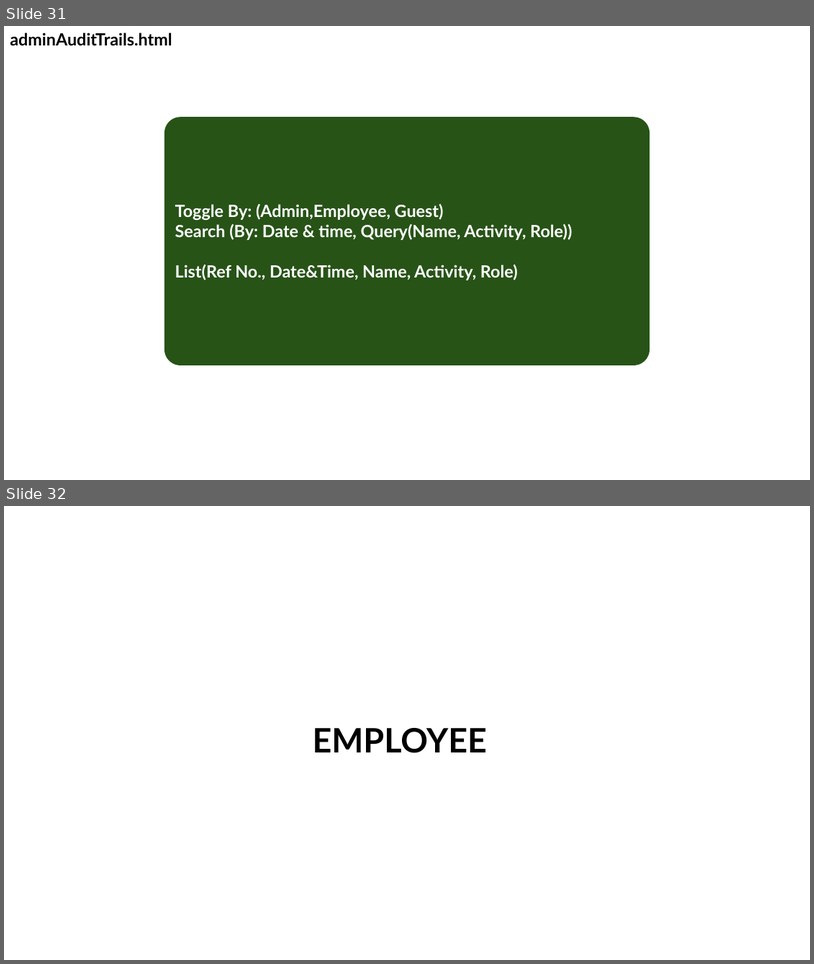
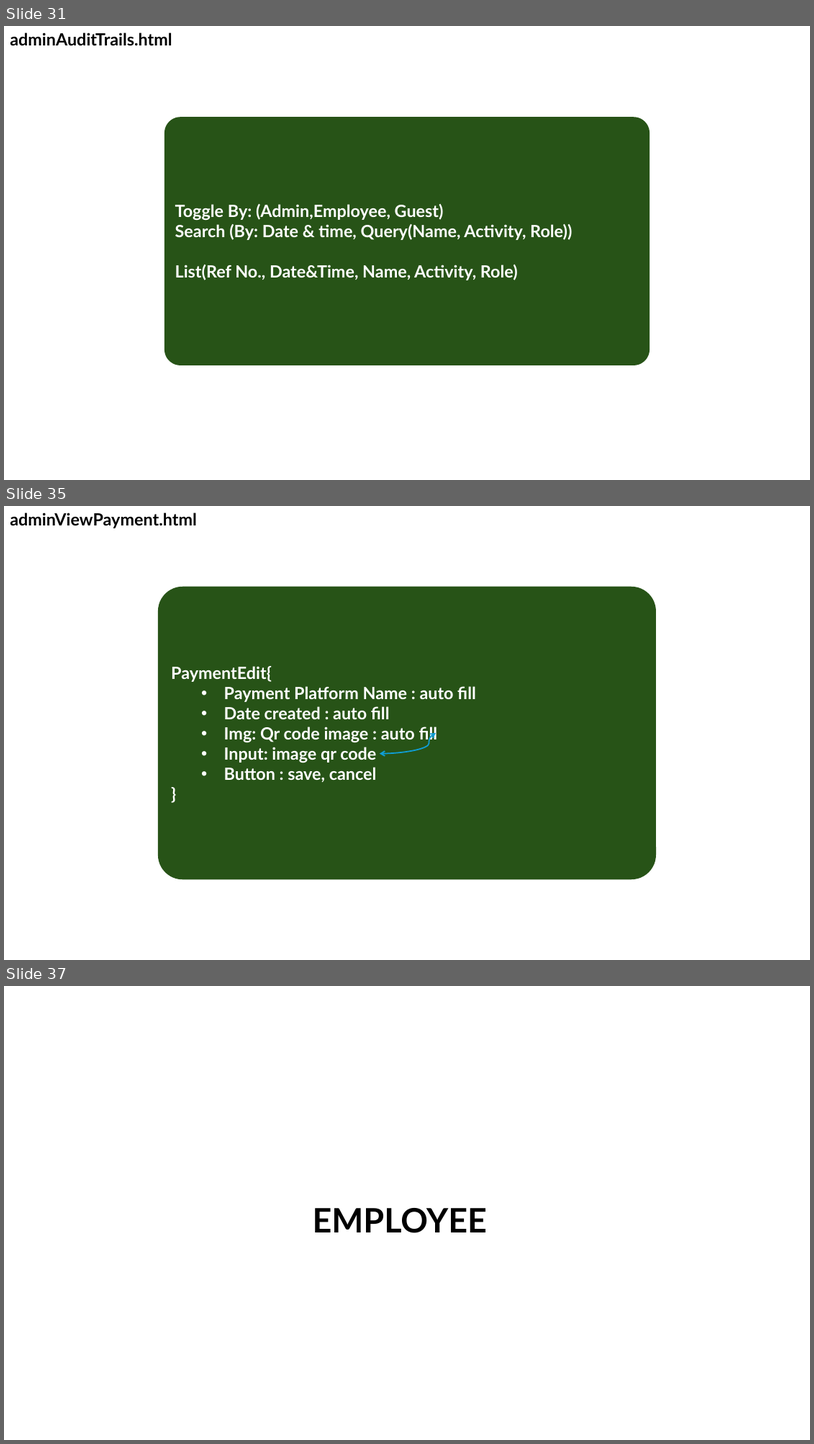
Before and after one commit to Booking-Resevation-Betcha-Homie-House/CAPSTONE-Development-Road-Map, a slide deck: betchaBooking-USECASE.pptx. Shown one above the other, each under a label of ours: slides 31 and 32 before the commit, slides 31, 35 and 37 after it; the slides between them are not shown. The pictures are 814x964 and 814x1444 pixels, drawn with LibreOffice and Linux fonts; fonts in the diff are those of the drawing. Boxes give left, top, right and bottom in pixels: in the first picture for what was removed or moved away, otherwise in the second. Text is boxed around its words. In the diff, an @@ line names an element or a change of style, - is before the commit and + after.

```diff
--- a/betchaBooking-USECASE.pptx
+++ b/betchaBooking-USECASE.pptx
@@ slide 35 added at bbox=[4, 506, 810, 960], background #FFFFFF @@
@@ text added at bbox=[10, 512, 197, 528], 20 pt, text #000000, bold @@
+adminViewPayment.html
@@ rounded rectangle added at bbox=[158, 587, 657, 879], fill #275417, 20 pt, text #FFFFFF, bold @@
+PaymentEdit{
+  • Payment Platform Name : auto fill
+  • Date created : auto fill
+  • Img: Qr code image : auto fill
+  • Input: image qr code
+  • Button : save, cancel
+}
@@ curved double arrow added from (436, 733) to (380, 754), #0F9ED5 1.5 pt @@
@@ what was slide 32 is now slide 37 @@
```
Also in this commit, not shown: 2 slides changed, 4 other slides added, 1 other file.
